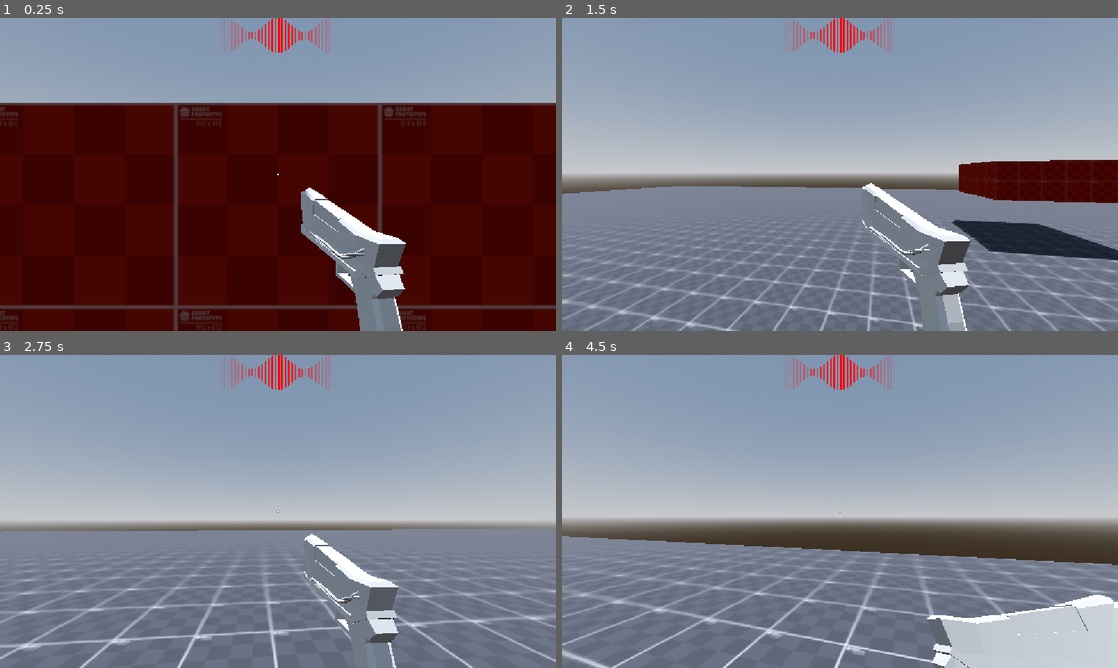
Above: before the commit, frames 1-4 (two rows, left to right).
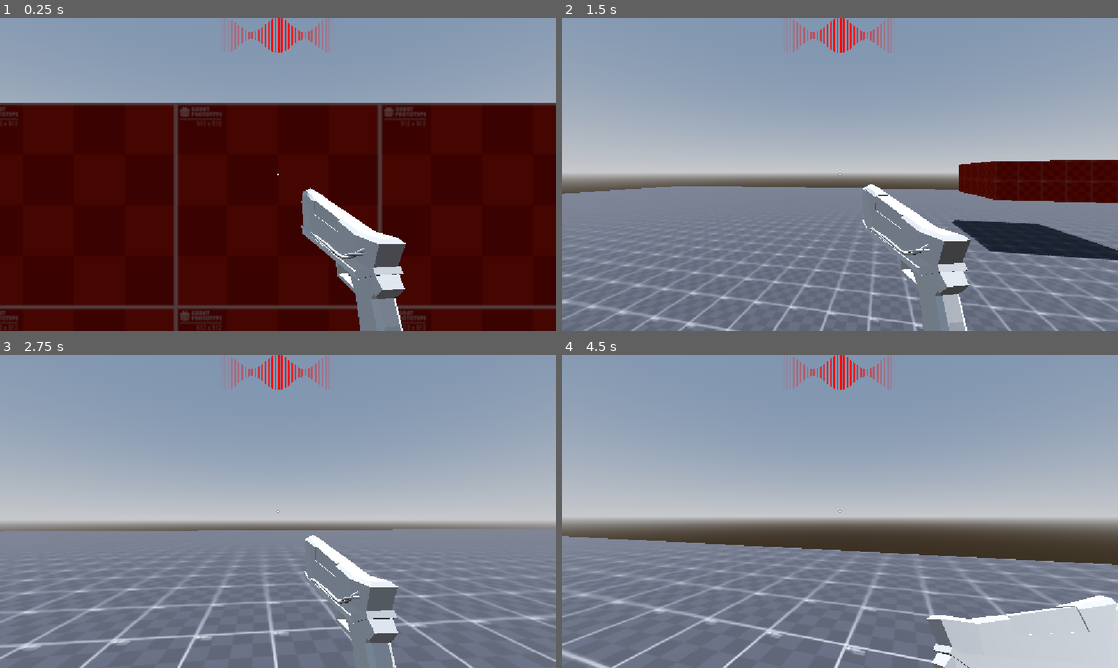
Above: after the commit, the same moments.

Repository: WasteIy/GameOff2025
Game: Godot game, scene res://Scenes/Levels/debug_level.tscn
Two runs of this game, one before a commit and one after it. Both use one fixed random seed, a clock stepped at 60 frames per second and the inputs below.
Inputs (mouse positions are in pixels of both pictures, inside the frame that each line leads up to):
- Up to frame 1 (0.25 s): no input
- Up to frame 2 (1.5 s): move the mouse to (867, 174) at 0.52 s; hold W (move_forward) from 0.53 s (still down); click (867, 174) at 0.6 s; tap Space (jump) at 0.77 s; move the mouse to (812, 174) at 1.27 s; tap Ctrl (crouch) at 1.35 s
- Up to frame 3 (2.75 s): keep holding W (move_forward); tap Space (jump) at 1.52 s; click (250, 511) at 1.55 s; move the mouse to (289, 505) at 2.02 s; hold Shift (run) from 2.03 s (still down); click (289, 505) at 2.3 s
- Up to frame 4 (4.5 s): keep holding W (move_forward); move the mouse to (834, 517) at 2.77 s; release Shift (run) at 2.78 s; click (834, 517) at 2.85 s; tap Space (jump) at 3.02, 3.77 s; move the mouse to (878, 514) at 3.52 s; click (878, 514) at 3.6 s; tap R (reload) at 4.15 s; move the mouse to (795, 508) at 4.27 s; tap Ctrl (crouch) at 4.35 s

The runs differ from the first frame. In frame 1, 0.1% of the frame differs, in the area x 54-73%, y 54-100%; in frame 2, 0.1%; in frame 3, less than 0.1%; in frame 4, 0.2%, in the area x 65-100%, y 76-100%.

Commit message:
Refactor weapon logic

Diff:
--- a/Scenes/Player/Weapons/weapon_class.gd
+++ b/Scenes/Player/Weapons/weapon_class.gd
@@ -2,10 +2,6 @@
 
 signal shoot_animation
 signal reload_animation
-
-enum WeaponState { IDLE, SHOOTING, RELOADING }
-var state: WeaponState = WeaponState.IDLE
-
 
 @export_group("Ammunition Variables")
 @export var ammo_in_mag := 10
@@ -40,14 +36,9 @@
 var idle_sway_adjustment = 10.0
 var idle_sway_rotation_strenght = 30.0
 
-
 @onready var mesh_container: Node3D = $MeshContainer
 @onready var bullet_spawn_point: Marker3D = $BulletSpawnPoint
 @onready var animation_manager: AnimationPlayer = $AnimationManager
-
-var shoot_cooldown := 0.0
-var reload_cooldown := 0.0
-var reload_cancelled := false
 
 var player : CharacterBody3D
 
@@ -59,123 +50,70 @@
 		shoot_animation.connect(animation_manager._on_shoot_animation)
 		reload_animation.connect(animation_manager._on_reload_animation)
 
-func _process(delta: float) -> void:
-	update_shoot_cooldown(delta)
-	update_reload(delta)
-
 func _physics_process(delta: float) -> void:
 	sway_weapon(delta)
 
 func sway_weapon(delta) -> void:
+	mouse_movement = mouse_movement.clamp(sway_min, sway_max)
 
 	var sway_random : float = get_sway_noise()
 	var sway_random_adjusted : float = sway_random * idle_sway_adjustment
 
 	time += delta * (sway_speed + sway_random)
+
 	random_sway_x = sin(time * 1.5 + sway_random_adjusted) / random_sway_amount
 	random_sway_y = sin(time - sway_random_adjusted) / random_sway_amount
 
-	mouse_movement = mouse_movement.clamp(sway_min, sway_max)
-
 	position.x = lerp(position.x, mesh_container.position.x - (mouse_movement.x * sway_ammount_position + random_sway_x) * delta, sway_speed_position)
 	position.y = lerp(position.y, mesh_container.position.y + (mouse_movement.y * sway_ammount_position + random_sway_y) * delta, sway_speed_position)
-
-	rotation_degrees.y = lerp(rotation_degrees.y, mesh_container.rotation_degrees.y + (mouse_movement.y * sway_ammount_rotation + random_sway_y + idle_sway_rotation_strenght) * delta, sway_speed_rotation)
-	rotation_degrees.x = lerp(rotation_degrees.y, mesh_container.rotation_degrees.y - (mouse_movement.x * sway_ammount_rotation + random_sway_x + idle_sway_rotation_strenght) * delta, sway_speed_rotation)
+	rotation_degrees.y = lerp(rotation_degrees.y, mesh_container.rotation_degrees.y + (mouse_movement.y * sway_ammount_rotation) * delta, sway_speed_rotation)
+	rotation_degrees.x = lerp(rotation_degrees.y, mesh_container.rotation_degrees.y - (mouse_movement.x * sway_ammount_rotation) * delta, sway_speed_rotation)
 
 func get_sway_noise() -> float:
 	var player_position : Vector3 = Vector3(0,0,0)
-
 	if not Engine.is_editor_hint():
 		player_position = player.global_position
-
 	var noise_location : float = sway_noise.noise.get_noise_2d(player_position.x,player_position.y)
 	return noise_location
-
 
 func _input(event) -> void:
 	if event is InputEventMouseMotion:
 		mouse_movement = event.relative
 
-func update_shoot_cooldown(delta: float) -> void:
-	if shoot_cooldown > 0.0:
-		shoot_cooldown -= delta
-		if shoot_cooldown <= 0.0 and state == WeaponState.SHOOTING:
-			state = WeaponState.IDLE
-
-func update_reload(delta: float) -> void:
-	if state != WeaponState.RELOADING:
-		return
-	reload_cooldown -= delta
-	if reload_cooldown <= 0.0:
-		if reload_cancelled:
-			state = WeaponState.IDLE
-			return
-
-		var needed = mag_capacity - ammo_in_mag
-		if infinite_total_ammo:
-			ammo_in_mag = mag_capacity
-		else:
-			var load_amount = min(needed, total_ammo)
-			ammo_in_mag += load_amount
-			total_ammo -= load_amount
-		state = WeaponState.IDLE
-
 func shoot():
-	if ammo_in_mag <= 0:
-		if state == WeaponState.IDLE:
-			reload()
-		return
-
-	if state == WeaponState.RELOADING:
-		if ammo_in_mag > 0 :
-			reload_cancelled = true
-			state = WeaponState.IDLE
-	if state != WeaponState.IDLE:
-		return
-	if shoot_cooldown > 0.0:
-		return
-	if ammo_in_mag <= 0:
-		return
-
 	ammo_in_mag -= 1
 	fire_bullet()
 	emit_signal("shoot_animation")
-	state = WeaponState.SHOOTING
-	shoot_cooldown = get_animation_duration("shoot", fallback_shoot_cooldown)
 
-	if early_shoot:
-		shoot_cooldown -= early_shoot_time
+func reload():
+	var needed = mag_capacity - ammo_in_mag
+	if infinite_total_ammo:
+		ammo_in_mag = mag_capacity
+	else:
+		var load_amount = min(needed, total_ammo)
+		ammo_in_mag += load_amount
+		total_ammo -= load_amount
+	emit_signal("reload_animation")
 
 func fire_bullet():
 	if bullet_scene == null:
-		push_error("Não encontrou uma cena para a bullet.")
 		return
 	var bullet = bullet_scene.instantiate()
 	get_tree().current_scene.add_child(bullet)
 	bullet.global_transform = bullet_spawn_point.global_transform
 
-func reload():
-	if state != WeaponState.IDLE:
-		return
-	if !infinite_total_ammo and total_ammo <= 0:
-		return
-	if ammo_in_mag == mag_capacity:
-		return
-	state = WeaponState.RELOADING
-	reload_cancelled = false
-	emit_signal("reload_animation")
+func get_shoot_duration() -> float:
+	if animation_manager == null:
+		return fallback_shoot_cooldown
+	var animation = animation_manager.get_animation("shoot")
+	if animation == null:
+		return fallback_shoot_cooldown
+	return animation.length - early_shoot_time if early_shoot else animation.length
 
-	reload_cooldown = get_animation_duration("reload", fallback_reload_cooldown)
-
-	if early_reload:
-		reload_cooldown -= early_reload_time
-
-func get_animation_duration(animation_name: String, fallback: float) -> float:
-	if animation_manager == null and !early_reload:
-		return fallback
-	var anim = animation_manager.get_animation(animation_name)
-	if anim == null:
-		return fallback
-
-	return anim.length
+func get_reload_duration() -> float:
+	if animation_manager == null:
+		return fallback_reload_cooldown
+	var animation = animation_manager.get_animation("reload")
+	if animation == null:
+		return fallback_reload_cooldown
+	return animation.length - early_reload_time if early_reload else animation.length
--- a/Scenes/Player/Weapons/weapon_manager.gd
+++ b/Scenes/Player/Weapons/weapon_manager.gd
@@ -1,38 +1,81 @@
 class_name WeaponManager
 extends Node3D
+
+enum WeaponState { IDLE, SHOOTING, RELOADING }
 
 @export var player : CharacterBody3D
 
 var weapons: Array[Weapon] = []
 var current_weapon: Weapon = null
+var state: WeaponState = WeaponState.IDLE
+var shoot_cooldown := 0.0
+var reload_cooldown := 0.0
+var reload_canceled := false
 
 func _ready():
 	for child in get_children():
 		if child is Weapon:
 			weapons.append(child)
-
 	if weapons.size() == 0:
-		push_warning("Nenhuma arma encontrada")
 		return
-
 	current_weapon = weapons[0]
 	current_weapon.enter(player)
 
+func _process(delta):
+	update_shoot_cooldown(delta)
+	update_reload(delta)
+
 func try_shoot():
-	if current_weapon:
-		current_weapon.shoot()
+	if current_weapon == null:
+		return
+	if current_weapon.ammo_in_mag <= 0:
+		if state == WeaponState.IDLE:
+			try_reload()
+		return
+	if state == WeaponState.RELOADING:
+		if current_weapon.ammo_in_mag > 0:
+			reload_canceled = true
+			state = WeaponState.IDLE
+		else:
+			return
+	if state != WeaponState.IDLE:
+		return
+	if shoot_cooldown > 0.0:
+		return
+	current_weapon.shoot()
+	state = WeaponState.SHOOTING
+	shoot_cooldown = current_weapon.get_shoot_duration()
 
 func try_reload():
-	if current_weapon:
+	if current_weapon == null:
+		return
+	if state != WeaponState.IDLE:
+		return
+	if !current_weapon.infinite_total_ammo and current_weapon.total_ammo <= 0:
+		return
+	if current_weapon.ammo_in_mag == current_weapon.mag_capacity:
+		return
+	state = WeaponState.RELOADING
+	reload_canceled = false
+	current_weapon.emit_signal("reload_animation")
+	reload_cooldown = current_weapon.get_reload_duration()
+
+func update_shoot_cooldown(delta):
+	if shoot_cooldown > 0.0:
+		shoot_cooldown -= delta
+		if shoot_cooldown <= 0.0 and state == WeaponState.SHOOTING:
+			state = WeaponState.IDLE
+
+func update_reload(delta):
+	if state != WeaponState.RELOADING:
+		return
+	reload_cooldown -= delta
+	if reload_cooldown <= 0.0:
+		if reload_canceled:
+			state = WeaponState.IDLE
+			return
 		current_weapon.reload()
-
-func _on_weapon_fired():
-	# TODO Animação
-	pass
-
-func _on_weapon_reloaded():
-	# TODO Animação
-	pass
+		state = WeaponState.IDLE
 
 func _on_shoot_input():
 	try_shoot()
--- a/Scenes/UI/ui_debug.gd
+++ b/Scenes/UI/ui_debug.gd
@@ -32,7 +32,7 @@
 @onready var weapon_ammo_label: Label = %WeaponAmmoLabel
 @onready var shoot_cooldown_label: Label = %ShootCooldownLabel
 @onready var reload_duration_label: Label = %ReloadDurationLabel
-@onready var reload_cancelled_label: Label = $WeaponInfo/LabelContainers/ReloadCancelledLabel
+@onready var reload_canceled_label: Label = %ReloadCanceledLabel
 
 # Visible toggle
 var debug_visible: bool = false
@@ -77,7 +77,7 @@
 
 	weapon_ammo_label.set_text(str(weapon_manager.current_weapon.ammo_in_mag))
 
-	match weapon_manager.current_weapon.state:
+	match weapon_manager.state:
 		0:
 			weapon_state_label.set_text("IDLE")
 		1:
@@ -85,6 +85,6 @@
 		2:
 			weapon_state_label.set_text("RELOADING")
 
-	shoot_cooldown_label.set_text("%.2f" % weapon_manager.current_weapon.shoot_cooldown)
-	reload_duration_label.set_text("%.2f" % weapon_manager.current_weapon.reload_cooldown)
-	reload_cancelled_label.set_text(str(weapon_manager.current_weapon.reload_cancelled))
+	shoot_cooldown_label.set_text("%.2f" % weapon_manager.shoot_cooldown)
+	reload_duration_label.set_text("%.2f" % weapon_manager.reload_cooldown)
+	reload_canceled_label.set_text(str(weapon_manager.reload_canceled))
--- a/Scenes/UI/ui_debug.tscn
+++ b/Scenes/UI/ui_debug.tscn
@@ -275,9 +275,9 @@
 layout_mode = 2
 text = "ReloadDuration:"
 
-[node name="ReloadCancelled" type="Label" parent="WeaponInfo/NameContainers"]
-layout_mode = 2
-text = "ReloadCancelled:     "
+[node name="ReloadCanceled" type="Label" parent="WeaponInfo/NameContainers"]
+layout_mode = 2
+text = "ReloadCanceled:     "
 
 [node name="LabelContainers" type="VBoxContainer" parent="WeaponInfo"]
 layout_mode = 2
@@ -302,6 +302,7 @@
 layout_mode = 2
 text = "......."
 
-[node name="ReloadCancelledLabel" type="Label" parent="WeaponInfo/LabelContainers"]
-layout_mode = 2
-text = "......."
+[node name="ReloadCanceledLabel" type="Label" parent="WeaponInfo/LabelContainers"]
+unique_name_in_owner = true
+layout_mode = 2
+text = "......."
